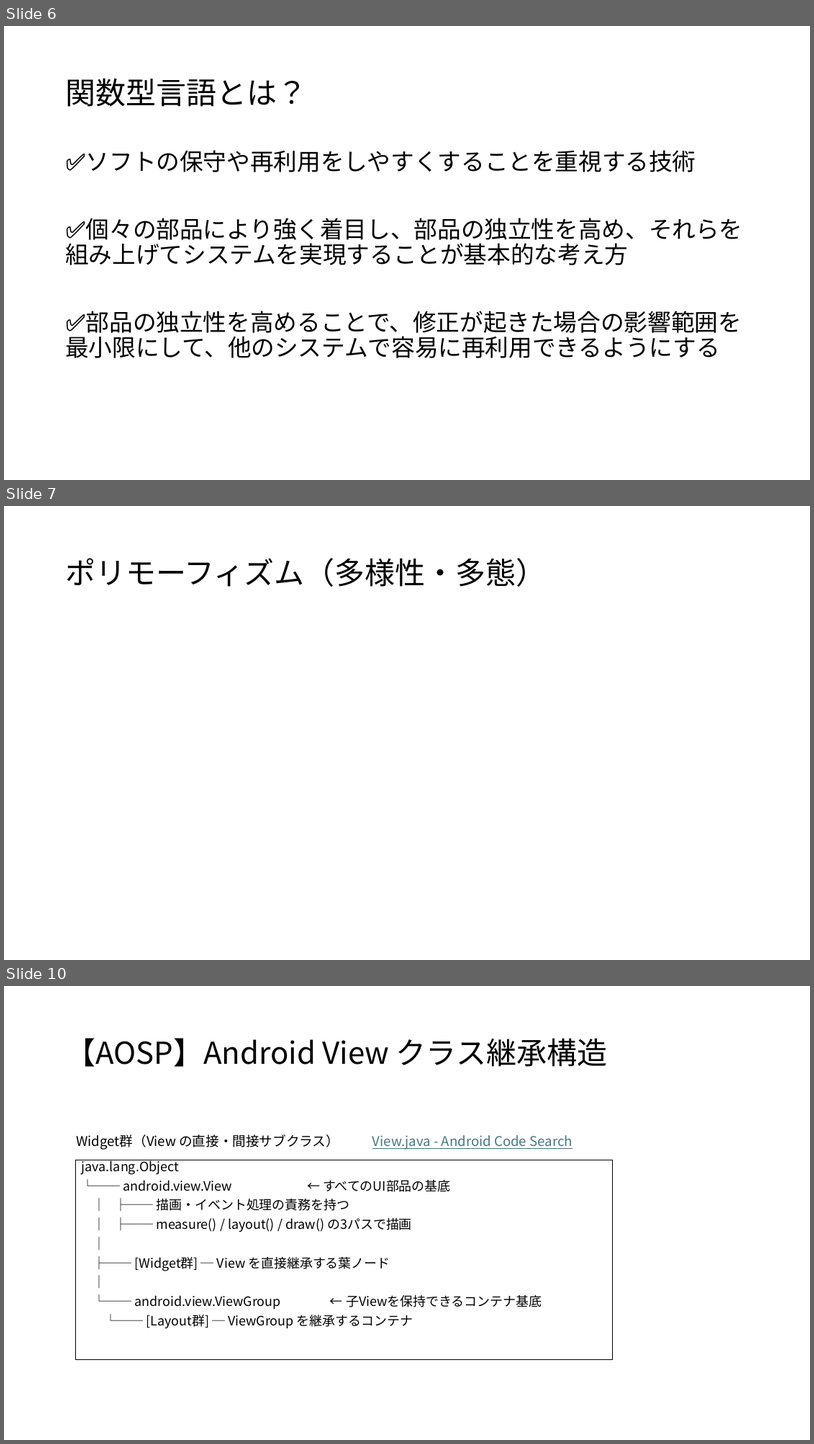
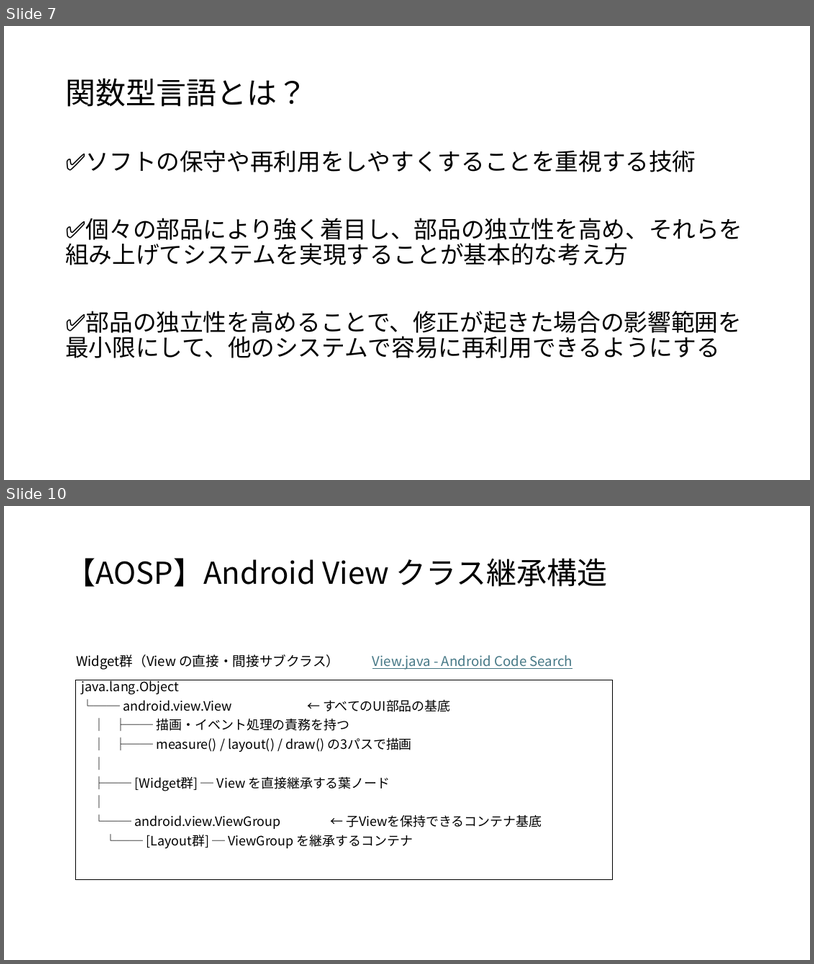
Before and after one commit to koga-miko/misc, a slide deck: java-report/OOP概要.pptx. Shown one above the other, each under a label of ours: slides 6, 7 and 10 before the commit, slides 7 and 10 after it; the slides between them are not shown. The pictures are 814x1444 and 814x964 pixels, drawn with LibreOffice and Linux fonts; fonts in the diff are those of the drawing. Boxes give left, top, right and bottom in pixels: in the first picture for what was removed or moved away, otherwise in the second. Text is boxed around its words. In the diff, an @@ line names an element or a change of style, - is before the commit and + after.

```diff
--- a/java-report/OOP概要.pptx
+++ b/java-report/OOP概要.pptx
@@ slide 7 removed at (4,506,810,960), background #FFFFFF @@
@@ title removed at (65,558,547,587) @@
-ポリモーフィズム（多様性・多態）
@@ what was slide 6 is now slide 7 @@
```
Also in this commit, not shown: 4 slides changed, 3 slides added, 3 other slides removed, 2 other files.
